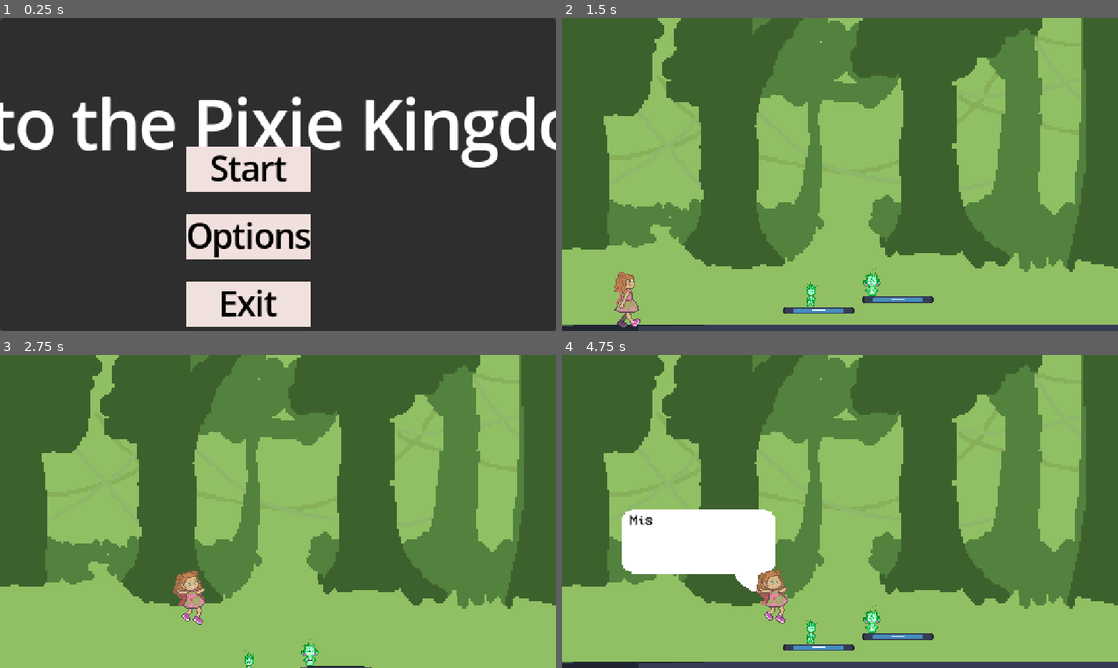
Above: before the commit, frames 1-4 (two rows, left to right).
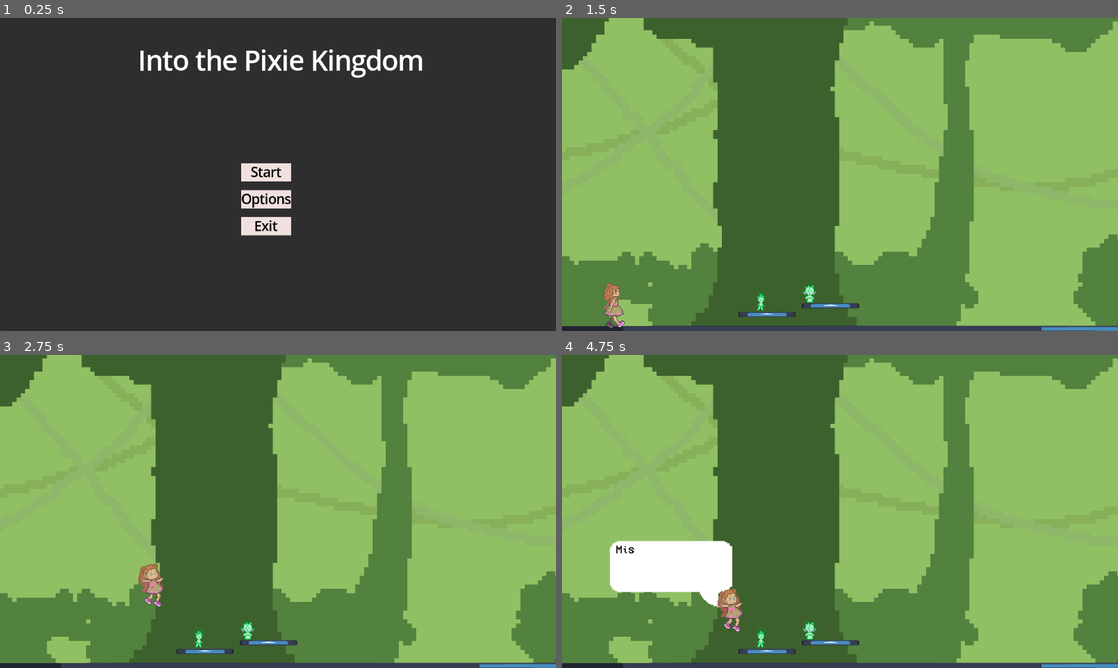
Above: after the commit, the same moments.

Repository: AlexReidNZ/Into-The-Pixie-Kingdom
Game: Godot game, scene res://Scenes/menu.tscn
The game is run twice, just before and just after one commit, with the same random seed, the same clock (stepped at 60 frames per second) and the same inputs. The engine's default icon, where the game draws it, is replaced by a stand-in: a white triangle on a blue panel in a dark square.
Inputs:
- Up to frame 1 (0.25 s): no input
- Up to frame 2 (1.5 s): click "Start" at 0.5 s; tap Enter (ui_accept) at 1.25 s; hold Right (move_right) from 1.28 s (still down); hold Shift (run) from 1.28 s (still down)
- Up to frame 3 (2.75 s): keep holding Right (move_right); tap Space (jump) at 1.52, 2.27 s; release Shift (run) at 2.03 s; tap Shift (run) at 2.1 s
- Up to frame 4 (4.75 s): release Right (move_right) at 2.78 s; hold Left (move_left) 2.78-3.53 s; hold Shift (run) 2.78-3.53 s; hold Right (move_right) from 3.53 s (still down); tap Shift (run) at 3.6 s; tap Space (jump) at 3.77, 4.52 s; hold Shift (run) from 4.28 s (still down)

The runs differ from the first frame. In frame 1, 17% of the frame differs, in the area x 0-100%, y 0-100%; in frame 2, 68%; in frame 3, 69%; in frame 4, 70%.

Commit message:
chore: adds camera/window testing

Diff:
--- a/platformer/platform_level.tscn
+++ b/platformer/platform_level.tscn
@@ -26,7 +26,8 @@
 
 [node name="IvyPathBackground" type="Sprite2D" parent="Parallax2D"]
 z_index = -999
-scale = Vector2(0.188125, 0.188125)
+position = Vector2(-1, -1)
+scale = Vector2(0.5, 0.5)
 texture = ExtResource("3_k08ho")
 centered = false
 
--- a/player/player.tscn
+++ b/player/player.tscn
@@ -583,8 +583,9 @@
 script = ExtResource("1_mehl8")
 
 [node name="Camera2D" type="Camera2D" parent="."]
-position = Vector2(-256, -229)
+position = Vector2(-190, -125)
 anchor_mode = 0
+zoom = Vector2(2, 2)
 limit_left = 0
 limit_bottom = 0
 position_smoothing_enabled = true
--- a/project.godot
+++ b/project.godot
@@ -23,11 +23,9 @@
 
 [display]
 
-window/size/viewport_width=512
-window/size/viewport_height=288
+window/size/resizable=false
 window/size/window_width_override=1280
 window/size/window_height_override=720
-window/stretch/mode="viewport"
 window/stretch/aspect="keep_height"
 
 [dotnet]
Binary file added: Sprites/Ivy Path/Begining puzzle.png
Not shown, added: Sprites/Ivy Path/Begining puzzle.png.import
Binary file added: Sprites/Ivy Path/Behind bushes.png
Not shown, added: Sprites/Ivy Path/Behind bushes.png.import
Binary file added: Sprites/Ivy Path/Broken Bridge.png
Not shown, added: Sprites/Ivy Path/Broken Bridge.png.import
Binary file added: Sprites/Ivy Path/Broken Tree.png
Not shown, added: Sprites/Ivy Path/Broken Tree.png.import
Binary file added: Sprites/Ivy Path/Darker Background Bushe.png
Not shown, added: Sprites/Ivy Path/Darker Background Bushe.png.import
Binary file added: Sprites/Ivy Path/Fixed Bridge.png
Not shown, added: Sprites/Ivy Path/Fixed Bridge.png.import
(and 28 more such lines)
